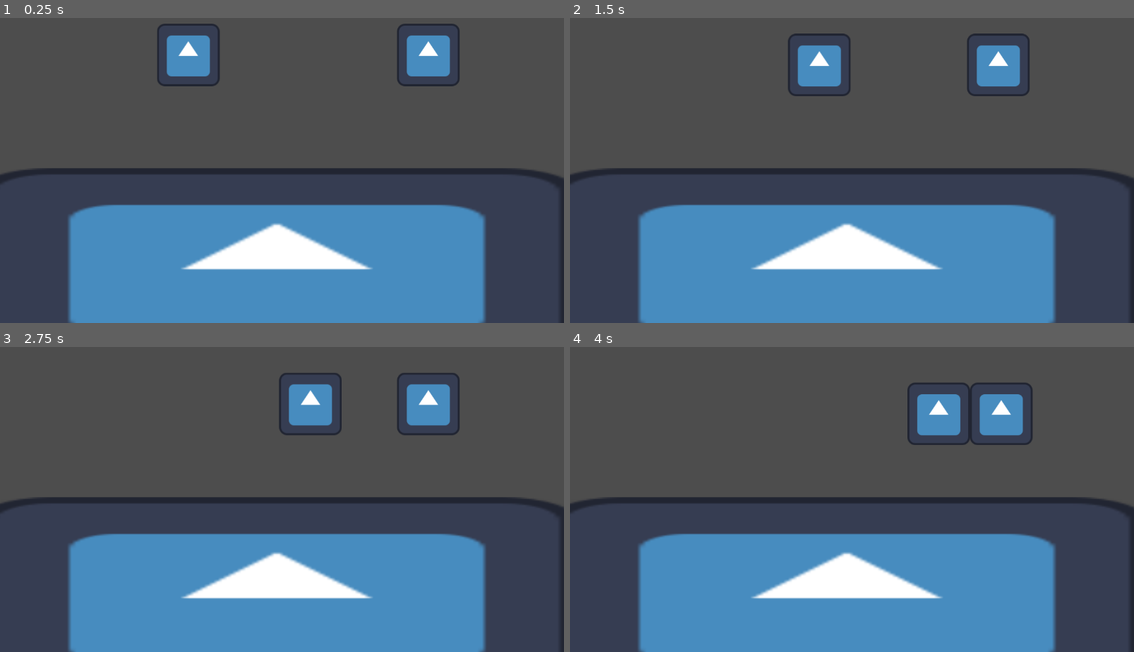
Above: before the commit, frames 1-4 (two rows, left to right).
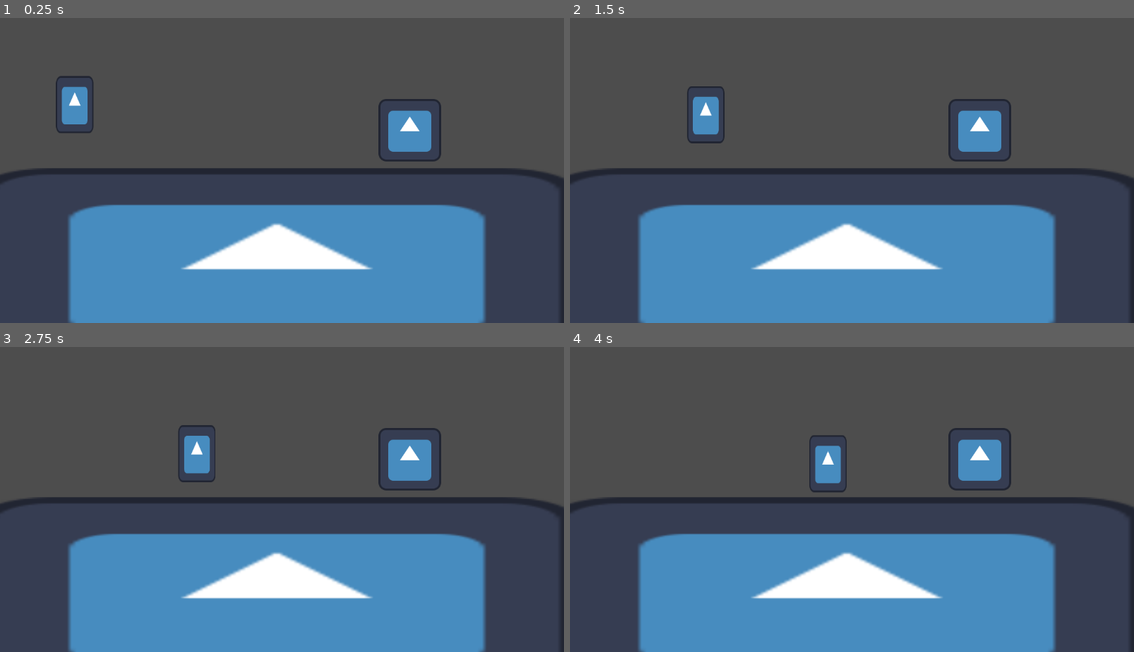
Above: after the commit, the same moments.

Repository: theghastlytuna/Broot_Force
Game: Godot game, scene res://Scenes/Overworld.tscn
Two runs of this game, one before a commit and one after it. Both use one fixed random seed, a clock stepped at 60 frames per second and the inputs below. This scene is started directly instead of the project's main scene. The engine's default icon, where the game draws it, is replaced by a stand-in: a white triangle on a blue panel in a dark square.
Inputs:
- Up to frame 1 (0.25 s): no input
- Up to frame 2 (1.5 s): hold Right (ui_right) 0.53-1.28 s; hold Down (ui_down) from 1.28 s (still down)
- Up to frame 3 (2.75 s): release Down (ui_down) at 2.03 s; hold Right (ui_right) from 2.03 s (still down)
- Up to frame 4 (4 s): release Right (ui_right) at 2.78 s; hold Up (ui_up) 2.78-3.53 s; hold Left (ui_left) from 3.53 s (still down)

The runs differ from the first frame. In frame 1, 4.7% of the frame differs, in the area x 9-82%, y 1-48%; in frame 2, 4.7%; in frame 3, 4.7%; in frame 4, 4.6%.

Commit message:
Base enemy node with attack and movement

Diff:
--- /dev/null
+++ b/Scenes/BaseEnemy.tscn
@@ -0,0 +1,54 @@
+[gd_scene load_steps=7 format=3 uid="uid://b6n8fojq4eg0k"]
+
+[ext_resource type="Texture2D" uid="uid://6mm3q3gblhrr" path="res://icon.svg" id="1_npxjw"]
+[ext_resource type="Script" path="res://Scripts/EnemyMove.gd" id="2_44ib8"]
+[ext_resource type="Script" path="res://Scripts/DefaultAttack.gd" id="3_emobv"]
+
+[sub_resource type="PhysicsMaterial" id="PhysicsMaterial_umb3p"]
+friction = 0.0
+
+[sub_resource type="RectangleShape2D" id="RectangleShape2D_fkmxp"]
+size = Vector2(116, 114)
+
+[sub_resource type="CapsuleShape2D" id="CapsuleShape2D_dcjwa"]
+
+[node name="BaseEnemy" type="RigidBody2D" groups=["EnemyUnits"]]
+physics_material_override = SubResource("PhysicsMaterial_umb3p")
+lock_rotation = true
+
+[node name="Sprite2D" type="Sprite2D" parent="."]
+position = Vector2(3.57628e-07, -1.54972e-06)
+scale = Vector2(0.596251, 0.914376)
+texture = ExtResource("1_npxjw")
+
+[node name="AnimatedSprite2D" type="AnimatedSprite2D" parent="."]
+scale = Vector2(1, 1)
+
+[node name="AttackArea" type="Area2D" parent="."]
+scale = Vector2(1, 1)
+
+[node name="CollisionShape2D" type="CollisionShape2D" parent="AttackArea"]
+position = Vector2(58, 0)
+shape = SubResource("RectangleShape2D_fkmxp")
+
+[node name="Movement" type="Node2D" parent="."]
+scale = Vector2(1, 1)
+script = ExtResource("2_44ib8")
+
+[node name="Attack" type="Node2D" parent="."]
+scale = Vector2(1, 1)
+script = ExtResource("3_emobv")
+attackDamage = 25.0
+timePerAttack = 2.0
+
+[node name="Timer" type="Timer" parent="Attack"]
+
+[node name="CollisionShape2D" type="CollisionShape2D" parent="."]
+scale = Vector2(3.72, 3.8)
+shape = SubResource("CapsuleShape2D_dcjwa")
+
+[connection signal="area_entered" from="AttackArea" to="Attack" method="_on_attack_area_area_entered"]
+[connection signal="area_exited" from="AttackArea" to="Attack" method="_on_attack_area_area_exited"]
+[connection signal="StartedAttacking" from="Attack" to="Movement" method="_on_attack_started_attacking"]
+[connection signal="StoppedAttacking" from="Attack" to="Movement" method="_on_attack_stopped_attacking"]
+[connection signal="timeout" from="Attack/Timer" to="Attack" method="_on_timer_timeout"]
--- a/Scenes/Overworld.tscn
+++ b/Scenes/Overworld.tscn
@@ -1,23 +1,17 @@
-[gd_scene load_steps=11 format=3 uid="uid://dq4jcfh8ylt5e"]
+[gd_scene load_steps=7 format=3 uid="uid://dq4jcfh8ylt5e"]
 
 [ext_resource type="Texture2D" uid="uid://6mm3q3gblhrr" path="res://icon.svg" id="1_ax81e"]
-[ext_resource type="Script" path="res://Scripts/Walk.gd" id="2_ok5lx"]
-[ext_resource type="Script" path="res://Scenes/TEST_ENEMY.gd" id="2_ouron"]
-[ext_resource type="Script" path="res://Scenes/Punch.gd" id="4_8y2q6"]
-[ext_resource type="Script" path="res://Scenes/TEST_ENEMY2.gd" id="5_34msm"]
-[ext_resource type="Script" path="res://Scenes/Punch2.gd" id="6_cmror"]
+[ext_resource type="Script" path="res://Scenes/TestPlayerUnit.gd" id="3_7m2uc"]
+[ext_resource type="PackedScene" uid="uid://b6n8fojq4eg0k" path="res://Scenes/BaseEnemy.tscn" id="7_bgqyc"]
 
 [sub_resource type="RectangleShape2D" id="RectangleShape2D_qrx30"]
 size = Vector2(1207, 365)
 
-[sub_resource type="PhysicsMaterial" id="PhysicsMaterial_4cqin"]
-friction = 0.0
+[sub_resource type="RectangleShape2D" id="RectangleShape2D_y5pbn"]
+size = Vector2(128, 125)
 
-[sub_resource type="RectangleShape2D" id="RectangleShape2D_jg2c6"]
-size = Vector2(128, 128)
-
-[sub_resource type="CircleShape2D" id="CircleShape2D_j4ytf"]
-radius = 119.151
+[sub_resource type="RectangleShape2D" id="RectangleShape2D_l0cex"]
+size = Vector2(129, 126)
 
 [node name="Overworld" type="Node2D"]
 
@@ -32,63 +26,24 @@
 scale = Vector2(9.63281, 3.13281)
 texture = ExtResource("1_ax81e")
 
-[node name="TEST_ENEMY" type="RigidBody2D" parent="."]
-position = Vector2(363, 95)
-physics_material_override = SubResource("PhysicsMaterial_4cqin")
-lock_rotation = true
-script = ExtResource("2_ouron")
+[node name="TestPlayerUnit" type="StaticBody2D" parent="." groups=["PlayerUnits"]]
+position = Vector2(837, 253)
+script = ExtResource("3_7m2uc")
 
-[node name="CollisionShape2D" type="CollisionShape2D" parent="TEST_ENEMY"]
-shape = SubResource("RectangleShape2D_jg2c6")
+[node name="CollisionShape2D" type="CollisionShape2D" parent="TestPlayerUnit"]
+position = Vector2(0, 0.5)
+shape = SubResource("RectangleShape2D_y5pbn")
 
-[node name="Walk" type="Node2D" parent="TEST_ENEMY"]
-script = ExtResource("2_ok5lx")
-
-[node name="Sprite2D" type="Sprite2D" parent="TEST_ENEMY"]
+[node name="Sprite2D" type="Sprite2D" parent="TestPlayerUnit"]
 texture = ExtResource("1_ax81e")
 
-[node name="AttackRadius" type="Area2D" parent="TEST_ENEMY"]
+[node name="Area2D" type="Area2D" parent="TestPlayerUnit"]
 
-[node name="CollisionShape2D" type="CollisionShape2D" parent="TEST_ENEMY/AttackRadius"]
-shape = SubResource("CircleShape2D_j4ytf")
+[node name="CollisionShape2D" type="CollisionShape2D" parent="TestPlayerUnit/Area2D"]
+position = Vector2(0.5, 0)
+shape = SubResource("RectangleShape2D_l0cex")
 
-[node name="Punch" type="Node2D" parent="TEST_ENEMY"]
-script = ExtResource("4_8y2q6")
+[node name="BaseEnemy" parent="." instance=ExtResource("7_bgqyc")]
+position = Vector2(131, 197)
 
-[node name="Timer" type="Timer" parent="TEST_ENEMY/Punch"]
-wait_time = 0.383
-
-[node name="TEST_ENEMY2" type="RigidBody2D" parent="."]
-position = Vector2(875, 95)
-physics_material_override = SubResource("PhysicsMaterial_4cqin")
-lock_rotation = true
-script = ExtResource("5_34msm")
-
-[node name="CollisionShape2D" type="CollisionShape2D" parent="TEST_ENEMY2"]
-shape = SubResource("RectangleShape2D_jg2c6")
-
-[node name="Walk" type="Node2D" parent="TEST_ENEMY2"]
-script = ExtResource("2_ok5lx")
-walkSpeed = 0.0
-
-[node name="Sprite2D" type="Sprite2D" parent="TEST_ENEMY2"]
-texture = ExtResource("1_ax81e")
-
-[node name="AttackRadius" type="Area2D" parent="TEST_ENEMY2"]
-
-[node name="CollisionShape2D" type="CollisionShape2D" parent="TEST_ENEMY2/AttackRadius"]
-shape = SubResource("CircleShape2D_j4ytf")
-
-[node name="Punch" type="Node2D" parent="TEST_ENEMY2"]
-script = ExtResource("6_cmror")
-punchDamage = 100.0
-
-[node name="Timer" type="Timer" parent="TEST_ENEMY2/Punch"]
-wait_time = 0.383
-
-[connection signal="area_entered" from="TEST_ENEMY/AttackRadius" to="TEST_ENEMY/Punch" method="_on_attack_radius_area_entered"]
-[connection signal="area_exited" from="TEST_ENEMY/AttackRadius" to="TEST_ENEMY/Punch" method="_on_attack_radius_area_exited"]
-[connection signal="timeout" from="TEST_ENEMY/Punch/Timer" to="TEST_ENEMY/Punch" method="_on_timer_timeout"]
-[connection signal="area_entered" from="TEST_ENEMY2/AttackRadius" to="TEST_ENEMY2/Punch" method="_on_attack_radius_area_entered"]
-[connection signal="area_exited" from="TEST_ENEMY2/AttackRadius" to="TEST_ENEMY2/Punch" method="_on_attack_radius_area_exited"]
-[connection signal="timeout" from="TEST_ENEMY2/Punch/Timer" to="TEST_ENEMY2/Punch" method="_on_timer_timeout"]
+[editable path="BaseEnemy"]
--- a/Scenes/Punch2.gd
+++ /dev/null
@@ -1,6 +0,0 @@
-extends "res://Scenes/Punch.gd"
-
-func _on_timer_timeout() -> void:
-	print("A")
-	super._on_timer_timeout()#super = base
-	pass
--- a/TESTEnemy.tscn
+++ b/Scenes/TESTEnemy.tscn
@@ -1,6 +1,6 @@
 [gd_scene load_steps=4 format=3 uid="uid://bl1l668uta7q1"]
 
-[ext_resource type="Script" path="res://Move.gd" id="1_3u2go"]
+[ext_resource type="Script" path="res://Scripts/Move.gd" id="1_3u2go"]
 
 [sub_resource type="RectangleShape2D" id="RectangleShape2D_i443q"]
 
--- a/Scenes/TEST_ENEMY2.gd
+++ /dev/null
@@ -1 +0,0 @@
-extends "res://Scenes/TEST_ENEMY.gd"
--- a/Scripts/Walk.gd
+++ b/Scenes/TestPlayerUnit.gd
@@ -1,13 +1,16 @@
-extends Node2D
+extends StaticBody2D
 
-@export var walkSpeed : float = 100 #not actually speed
+@export var health: float = 100
 
 # Called when the node enters the scene tree for the first time.
-func _ready() -> void:
+func _ready():
 	pass # Replace with function body.
 
 
 # Called every frame. 'delta' is the elapsed time since the previous frame.
-func _process(delta: float) -> void:
-	get_parent().set_axis_velocity(Vector2(walkSpeed,0))
+func _process(delta):
 	pass
+
+
+func _on_attack_area_area_entered(area):
+	print("area entered from player script")
--- /dev/null
+++ b/Scripts/DefaultAttack.gd
@@ -0,0 +1,50 @@
+extends Node2D
+
+var enemyColliders : Array[Area2D]
+
+var attackTimer : Timer
+
+##Damage per attack
+@export var attackDamage : float = 1
+
+##Amount of time in seconds to attack
+@export var timePerAttack : float = 1
+
+##Number of targets that one attack hits
+@export var numberOfTargets : int = 1
+
+signal StartedAttacking
+signal StoppedAttacking
+
+# Called when the node enters the scene tree for the first time.
+func _ready():
+	attackTimer = get_child(0)
+	attackTimer.wait_time = timePerAttack
+
+# Called every frame. 'delta' is the elapsed time since the previous frame.
+func _process(delta):
+	pass
+
+func _on_attack_area_area_entered(area : Area2D):
+	if area.get_parent().is_in_group("PlayerUnits"):
+		if enemyColliders.size() == 0:
+			attackTimer.start()
+			StartedAttacking.emit()
+		enemyColliders.append(area)
+
+func _on_attack_area_area_exited(area : Area2D):
+	if area.get_parent().is_in_group("PlayerUnits"):
+		enemyColliders.erase(area)
+		if enemyColliders.size() == 0:
+			attackTimer.stop()
+			StoppedAttacking.emit()
+
+func _on_timer_timeout():
+	_attack()
+	print(enemyColliders[0].get_parent().health)
+
+func _attack():
+	var unitsAttacked : int = 0
+	while unitsAttacked < numberOfTargets && unitsAttacked < enemyColliders.size():
+		enemyColliders[unitsAttacked].get_parent().health -= attackDamage
+		unitsAttacked += 1
--- /dev/null
+++ b/Scripts/EnemyMove.gd
@@ -0,0 +1,21 @@
+extends Node2D
+
+@export var moveSpeed : float = 100
+
+var attacking : bool = false
+
+# Called when the node enters the scene tree for the first time.
+func _ready() -> void:
+	pass
+# Called every frame. 'delta' is the elapsed time since the previous frame.
+func _process(delta: float) -> void:
+	if !attacking:
+		get_parent().linear_velocity.x = moveSpeed
+	print(get_parent().linear_velocity)
+
+func _on_attack_started_attacking():
+	get_parent().linear_velocity.x = 0
+	attacking = true
+
+func _on_attack_stopped_attacking():
+	attacking = false
Renamed: Move.gd -> Scripts/Move.gd
Renamed: Scenes/Punch.gd -> Scripts/Punch.gd
Renamed: Scenes/TEST_ENEMY.gd -> Scripts/TEST_ENEMY.gd
Not shown, added: Scenes/Bas77D.tmp
Not shown, added: Scenes/Ove439C.tmp
Not shown, added: Scenes/Ove68C.tmp
Not shown, added: Scenes/Ove6BED.tmp
